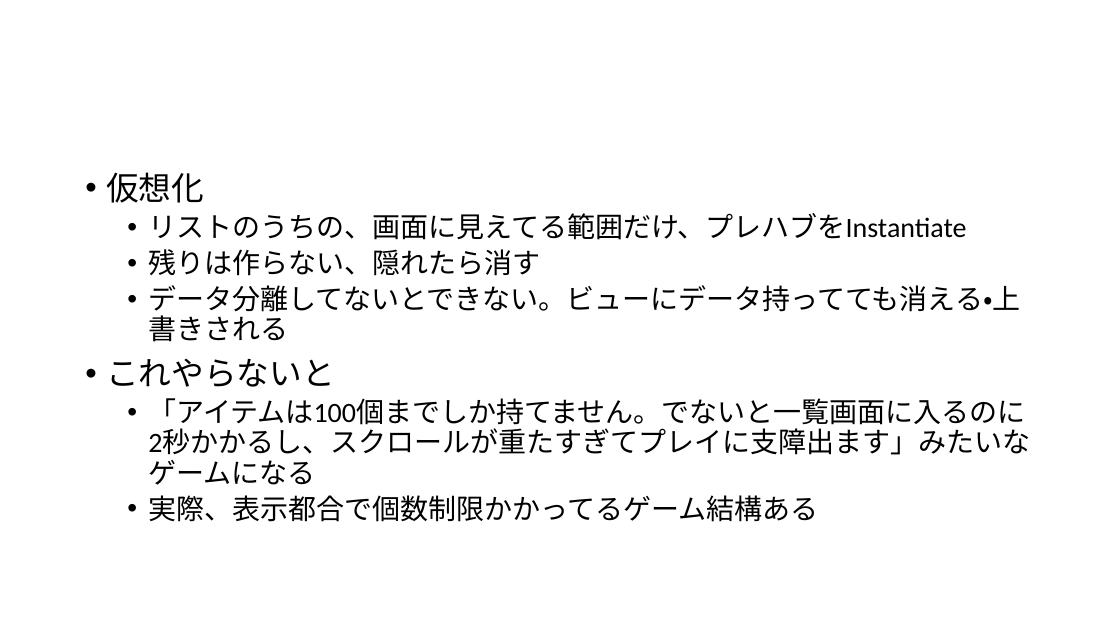
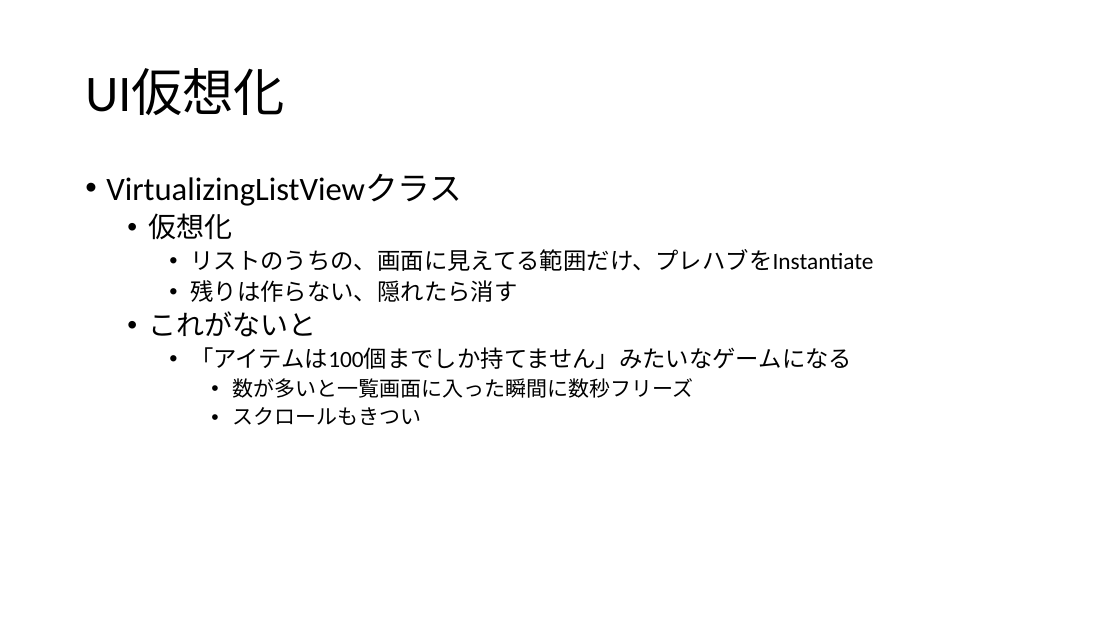
Before and after one commit to ppcuni/UnityCsharp20150321, a slide deck: slide 70 of doc/自社フレームワーク.pptx (slide 71 before the commit). Drawn at 1120x630 pixels with LibreOffice and Linux fonts; fonts in the diff are those of the drawing. Boxes give left, top, right and bottom in pixels: in the first picture for what was removed or moved away, otherwise in the second. Text is boxed around its words. In the diff, an @@ line names an element or a change of style, - is before the commit and + after.

Commit message:
UIフレームワーク の説明完成

```diff
--- a/doc/自社フレームワーク.pptx
+++ b/doc/自社フレームワーク.pptx
@@ title added at (x1=85, y1=68, x2=285, y2=115), 44 pt, text #000000 @@
+UI仮想化
@@ text at (x1=106, y1=174, x2=462, y2=206): paragraph added @@
+• VirtualizingListViewクラス
@@ text at (x1=148, y1=213, x2=873, y2=302): size 28 to 24 pt in "仮想化"; size 24 to 20 pt in "リストのうちの、画面に見えてる範囲だけ、プレハブをInstantiate", "残りは作らない、隠れたら消す"; list level 1 to 2 in "仮想化"; list level 2 to 3 in "リストのうちの、画面に見えてる範囲だけ、プレハブをInstantiate"; list level 2 to 3 in "残りは作らない、隠れたら消す" @@
@@ text at (x1=148, y1=311, x2=852, y2=425): text changed; size 24 to 18 pt @@
-  • データ分離してないとできない。ビューにデータ持ってても消える・上書きされる
-• これやらないと
-  • 「アイテムは100個までしか持てません。でないと一覧画面に入るのに2秒かかるし、スクロールが重たすぎてプレイに支障出ます」みたいなゲームになる
-  • 実際、表示都合で個数制限かかってるゲーム結構ある
+  • これがないと
+    • 「アイテムは100個までしか持てません」みたいなゲームになる
+      • 数が多いと一覧画面に入った瞬間に数秒フリーズ
+      • スクロールもきつい
```
Also in this commit, not shown: 11 other slides changed, 4 slides added, 1 slide removed.
